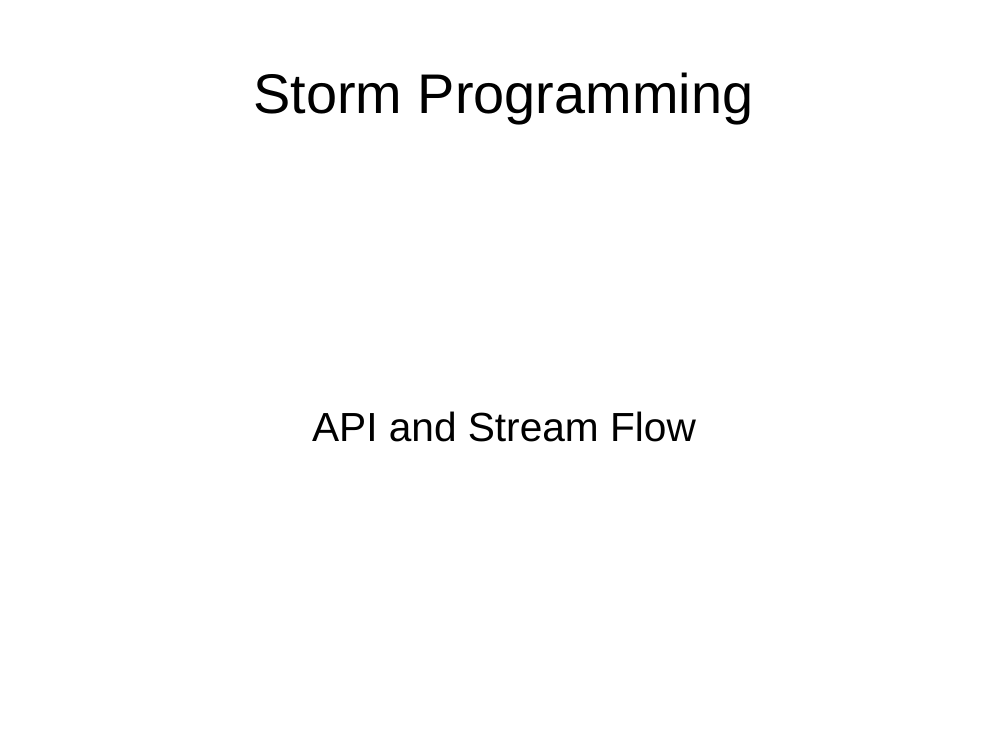
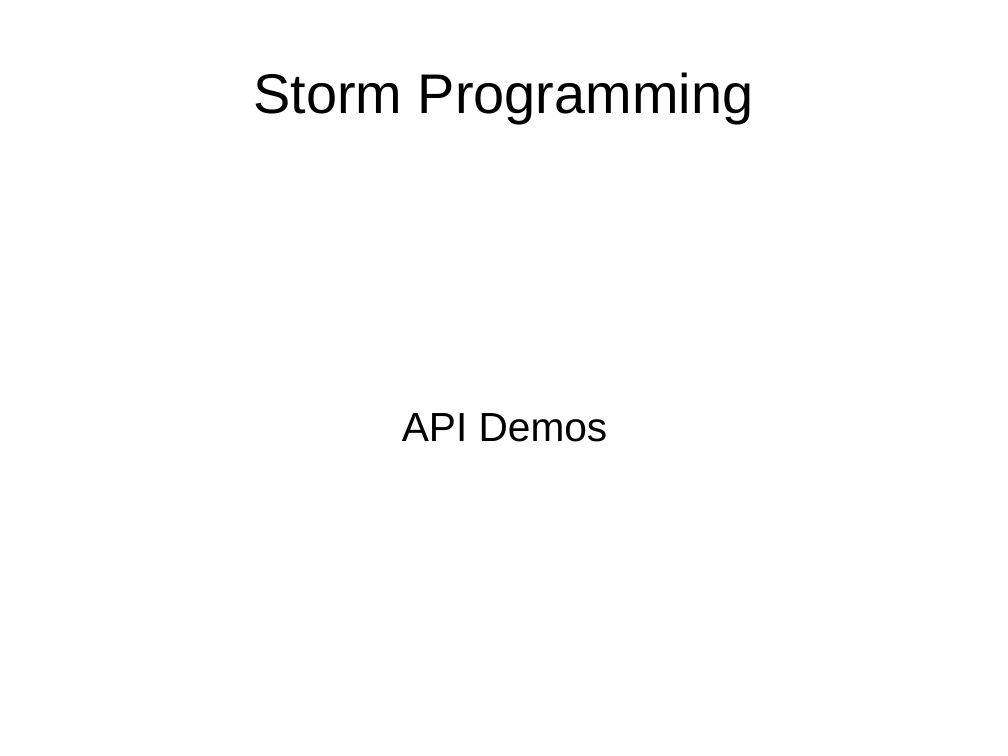
Before and after one commit to dougc333/storm, a slide deck: slide 1 of Storm.ppt. Drawn at 1008x756 pixels with LibreOffice and Linux fonts; fonts in the diff are those of the drawing. Boxes give left, top, right and bottom in pixels: in the first picture for what was removed or moved away, otherwise in the second. Text is boxed around its words. In the diff, an @@ line names an element or a change of style, - is before the commit and + after.

```diff
--- a/Storm.ppt
+++ b/Storm.ppt
@@ subtitle at <box>402,413,608,442</box>: text changed @@
-API and Stream Flow
+API Demos
```
Also in this commit, not shown: 15 other slides changed, 13 slides added, 2 slides removed, 11 other files.
